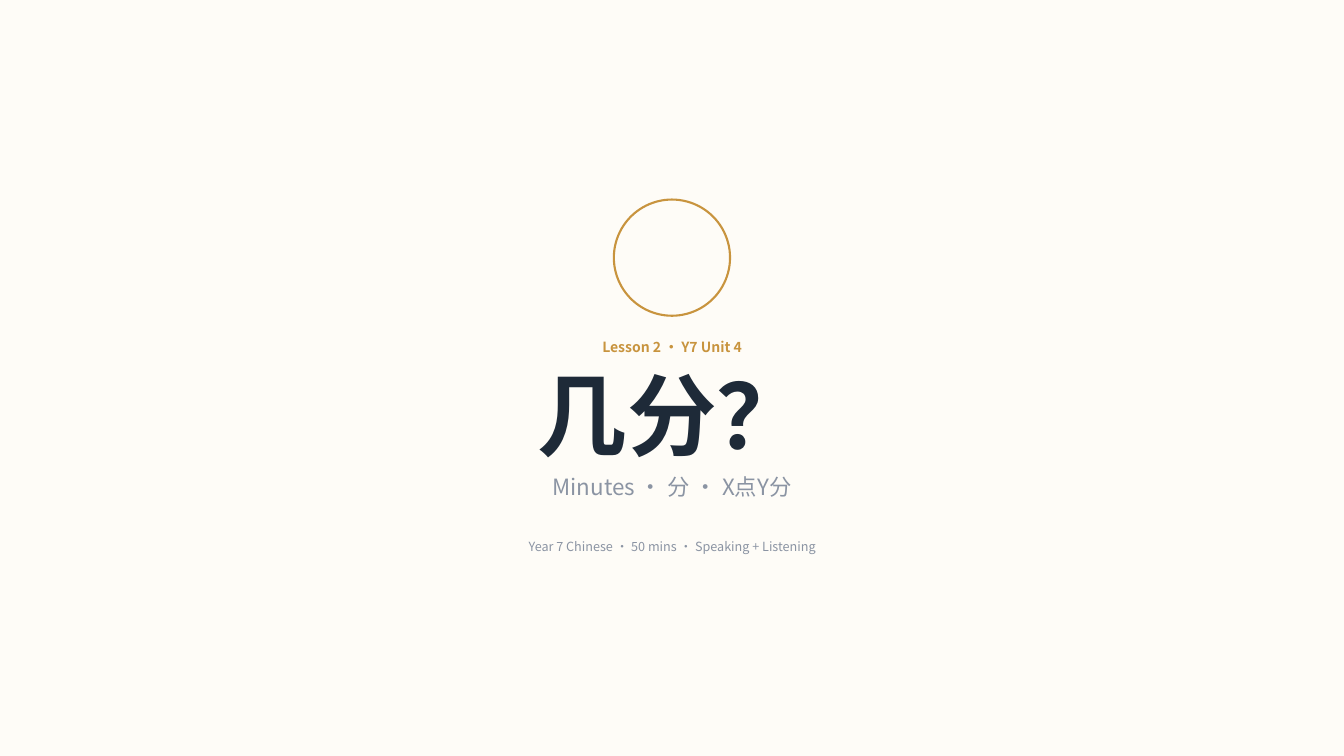
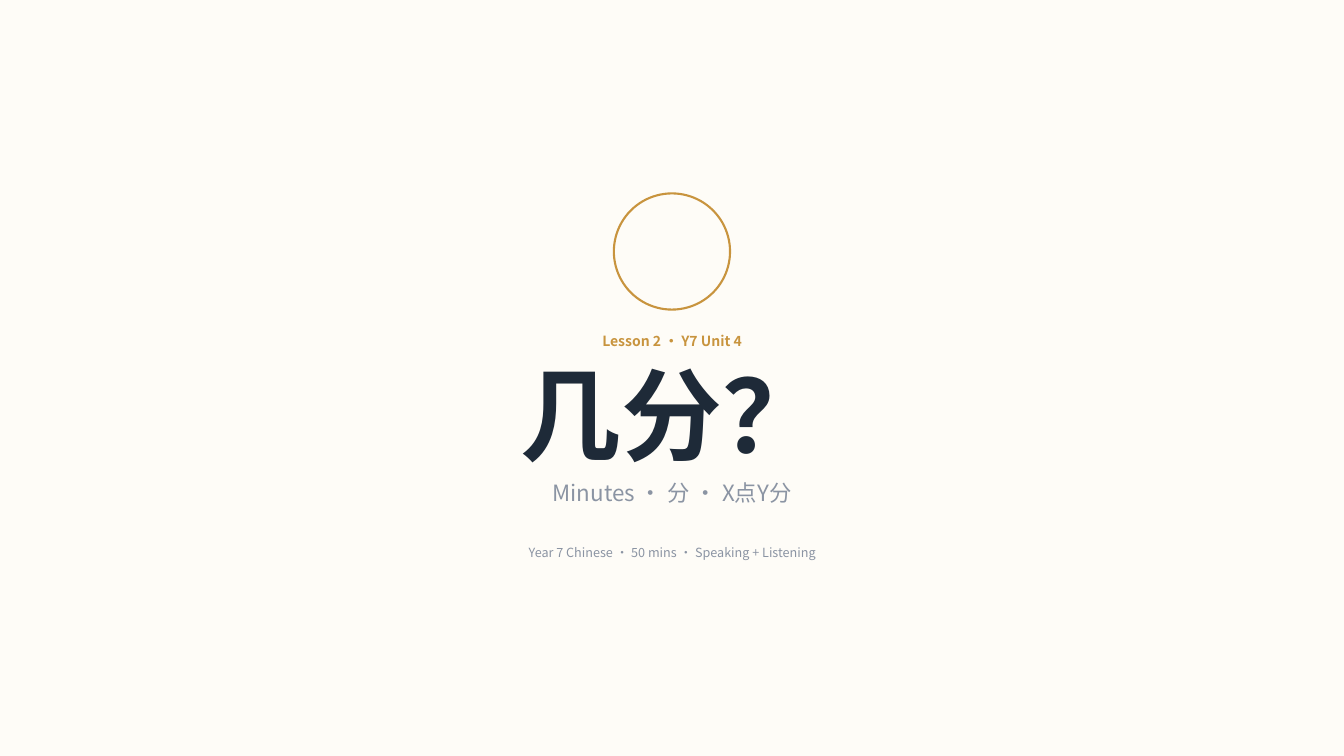
Before and after one commit to luojiahai/deck, a slide deck: slide 1 of index/designs/y7-l10/l2-minutes/l2-minutes.pptx. Drawn at 1344x756 pixels with LibreOffice and Linux fonts; fonts in the diff are those of the drawing. Boxes give left, top, right and bottom in pixels: in the first picture for what was removed or moved away, otherwise in the second. Text is boxed around its words. In the diff, an @@ line names an element or a change of style, - is before the commit and + after.

```diff
--- a/index/designs/y7-l10/l2-minutes/l2-minutes.pptx
+++ b/index/designs/y7-l10/l2-minutes/l2-minutes.pptx
@@ rounded rectangle: place and size @@
-rounded rectangle at (614, 200, 730, 316)
+rounded rectangle at (614, 194, 730, 310)
@@ text "Lesson 2 · Y7 Unit ...": place and size @@
-text "Lesson 2 · Y7 Unit ..." at (602, 340, 742, 352)
+text "Lesson 2 · Y7 Unit ..." at (602, 334, 742, 346)
@@ text "几分？" at (521, 368, 823, 463): size 64 to 72 pt; line spacing 70.4pt to 79.2pt @@
@@ text "Minutes · 分 · X点Y分": place and size @@
-text "Minutes · 分 · X点Y分" at (553, 476, 791, 497)
+text "Minutes · 分 · X点Y分" at (553, 482, 791, 503)
@@ text "Year 7 Chinese · 50 ...": place and size @@
-text "Year 7 Chinese · 50 ..." at (529, 541, 815, 554)
+text "Year 7 Chinese · 50 ..." at (529, 547, 815, 560)
```
Also in this commit, not shown: 6 other slides changed, 5 slides added, 57 other files.
